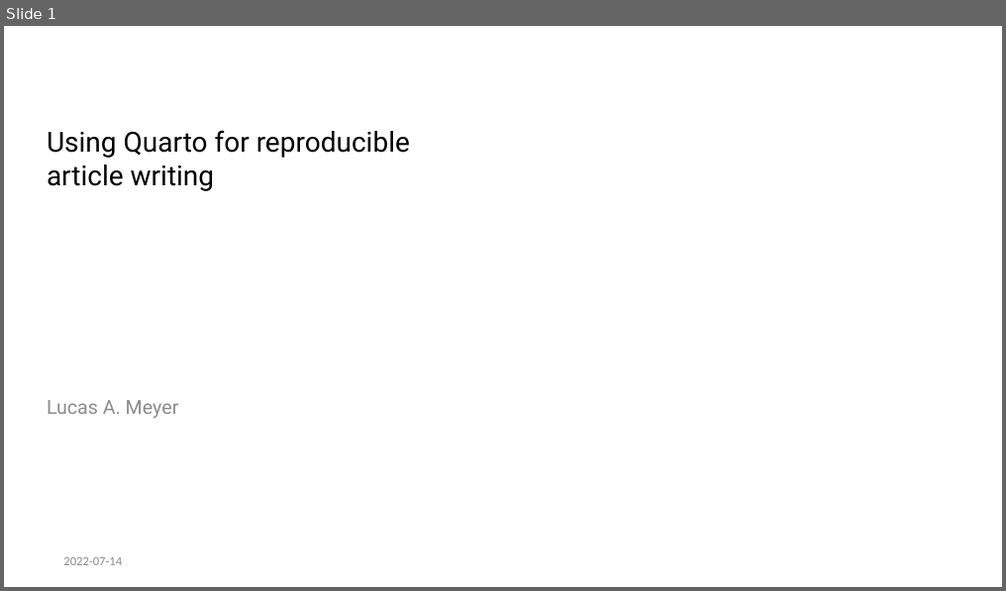
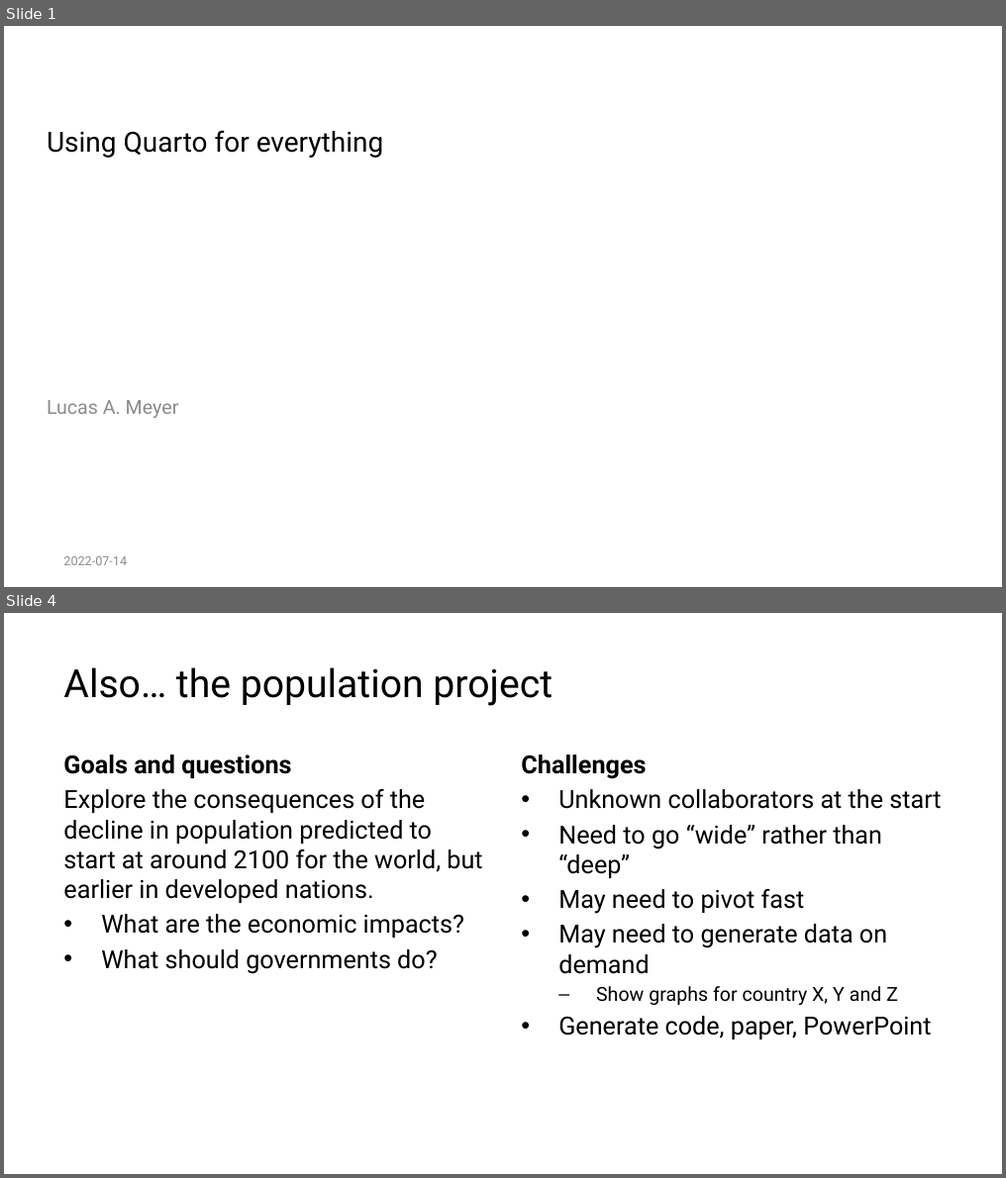
Before and after one commit to lucas-a-meyer/using-quarto, a slide deck: docs/using-quarto-ppt.pptx. Shown one above the other, each under a label of ours: slide 1 before the commit, slides 1 and 4 after it; the slides between them are not shown. The pictures are 1006x591 and 1006x1178 pixels, drawn with LibreOffice and Linux fonts; fonts in the diff are those of the drawing; background and template pictures are left out. Boxes give left, top, right and bottom in pixels: in the first picture for what was removed or moved away, otherwise in the second. Text is boxed around its words. In the diff, an @@ line names an element or a change of style, - is before the commit and + after.

```diff
--- a/docs/using-quarto-ppt.pptx
+++ b/docs/using-quarto-ppt.pptx
@@ slide 4 added at [4, 613, 1002, 1174], background #FFFFFF @@
@@ title added at [63, 667, 552, 706], 28 pt, text #000000 @@
+Also… the population project
@@ text added at [63, 755, 482, 974], 18 pt, text #000000 @@
+Goals and questions
+Explore the consequences of the decline in population predicted to start at around 2100 for the world, but earlier in developed nations.
+• What are the economic impacts?
+• What should governments do?
@@ text added at [521, 755, 941, 1040], 18 pt, text #000000 @@
+Challenges
+• Unknown collaborators at the start
+• Need to go “wide” rather than “deep”
+• May need to pivot fast
+• May need to generate data on demand
+  – Show graphs for country X, Y and Z
+• Generate code, paper, PowerPoint
@@ slide 1 changed as well @@
@@ title at [47, 130, 384, 158]: text changed @@
-Using Quarto for reproducible article writing
+Using Quarto for everything
@@ text "2022-07-14" at [63, 557, 127, 566]: font Calibri to Roboto @@
```
Also in this commit, not shown: 3 other slides changed, 10 other slides added, 1 slide removed, 22 other files.
